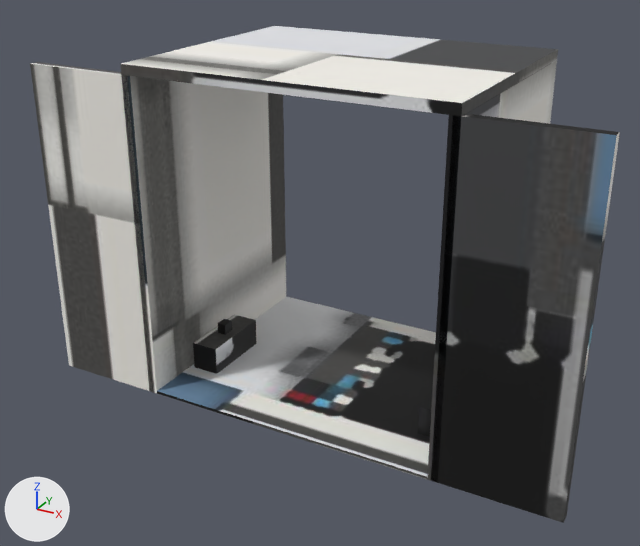
Before and after pictures for a commit that changed the glTF model www/models/san_luis/super_salida.glb.
Camera for both pictures: a 50 mm camera at (11.6, -22.75, 14.78) aimed at (-0.43, -0.89, 3.85). Every picture has the same lights, and +X, +Y and +Z are marked at lower left. The first picture is the older version. Vertices at exactly the same position are counted once.

Objects in the first picture: 'super_salida'.
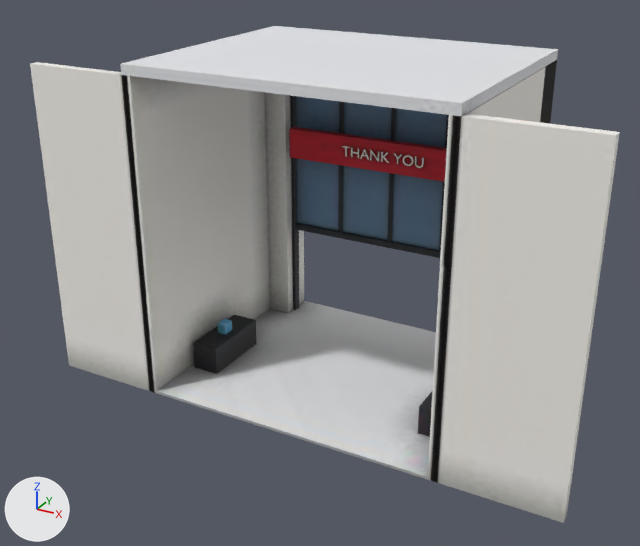
Boxes [x1, y1, x2, y2] around the edits, measured in the pictures (640 x 546 px; the box of a moved part takes in the faces that stretch with it):
part 1 of me_cube, added: after [290, 95, 299, 310]
part 2 of me_cube, added (blue): after [296, 96, 447, 250]
part 3 of me_cube, added: after [338, 101, 344, 232]
part 4 of me_cube, added: after [387, 108, 396, 242]
part 5 of me_cube, added (mostly hidden): after [439, 115, 449, 252]
part 6 of me_cube, added: after [296, 223, 441, 258]
part 7 of me_cube, added (red): after [289, 127, 447, 182]
part 8 of me_cube, moved or reshaped (not visible before): after [415, 156, 424, 168]
part 9 of me_cube, moved or reshaped (not visible before): after [403, 155, 414, 166]
part 10 of me_cube, moved or reshaped (not visible before): after [381, 152, 389, 163]
part 11 of me_cube, moved or reshaped (not visible before): after [370, 150, 380, 161]
part 12 of me_cube, added (mostly hidden): after [265, 60, 557, 313]
part 13 of me_cube, surface changed (lighter): [30, 39, 620, 523] in both

What the commit changed:
me_cube is used by ob_super_salida; location (0.0, 0.0, 0.0).
me_cube had 302 vertices, 544 faces and spanned x -8.3..8.3, y -4.0..4.0, z 0.0..10.3.
me_cube now has 370 vertices, 652 faces and spans x -8.3..8.3, y -4.0..4.0, z 0.0..10.3.
me_cube part 1: a new loose piece, a box spanning x -3.9..-3.7, y 3.15..3.45, z 0.0..9.0, in mat_super_salida (picture img_super_salida).
me_cube part 2: a new loose piece, a box spanning x -3.8..3.8, y 3.33..3.43, z 3.4..10.0, in mat_super_salida (picture img_super_salida).
me_cube part 3: a new loose piece, a box spanning x -1.96..-1.84, y 3.24..3.4, z 3.4..10.0, in mat_super_salida (picture img_super_salida).
me_cube part 4: a new loose piece, a box spanning x -0.06..0.06, y 3.24..3.4, z 3.4..10.0, in mat_super_salida (picture img_super_salida).
me_cube part 5: a new loose piece, a box spanning x 1.84..1.96, y 3.24..3.4, z 3.4..10.0, in mat_super_salida (picture img_super_salida).
me_cube part 6: a new loose piece, a box spanning x -3.8..3.8, y 3.23..3.41, z 3.3..3.52, in mat_super_salida (picture img_super_salida).
me_cube part 7: a new loose piece, a box spanning x -3.5..3.5, y 2.55..2.85, z 6.2..7.2, in mat_super_salida (picture img_super_salida).
me_cube part 8: the loose piece of 48 vertices spanning x 1.1..1.4, y 3.3..3.4, z 9.3..9.7 is moved by (0.0, -0.9, -2.8).
me_cube part 9: the loose piece of 48 vertices spanning x 0.7..1.1, y 3.3..3.4, z 9.3..9.7 is moved by (0.0, -0.9, -2.8).
me_cube part 10: the loose piece of 22 vertices spanning x 0.0..0.3, y 3.3..3.4, z 9.4..9.7 is moved by (0.0, -0.9, -2.8).
me_cube part 11: the loose piece of 20 vertices spanning x -0.4..-0.1, y 3.3..3.4, z 9.4..9.7 is moved by (0.0, -0.9, -2.8).
Part 12, on me_cube:
12 vertices are added at x -4.9..4.9, y 2.8..4.0, z 0.0..10.0.
24 new faces join them.
me_cube part 13: 120 kept faces spanning x -8.3..8.3, y -4.0..4.0, z 0.0..10.3 get new texture (UV) coordinates.
Other edits to the shape of me_cube do not show in these pictures.
